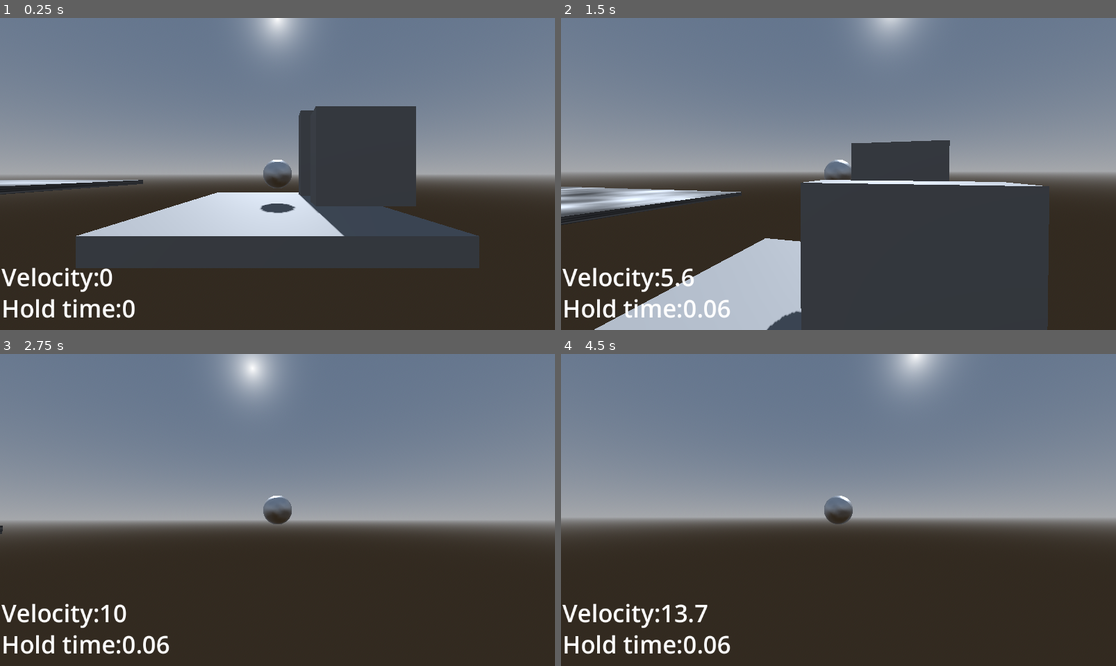
Above: before the commit, frames 1-4 (two rows, left to right).
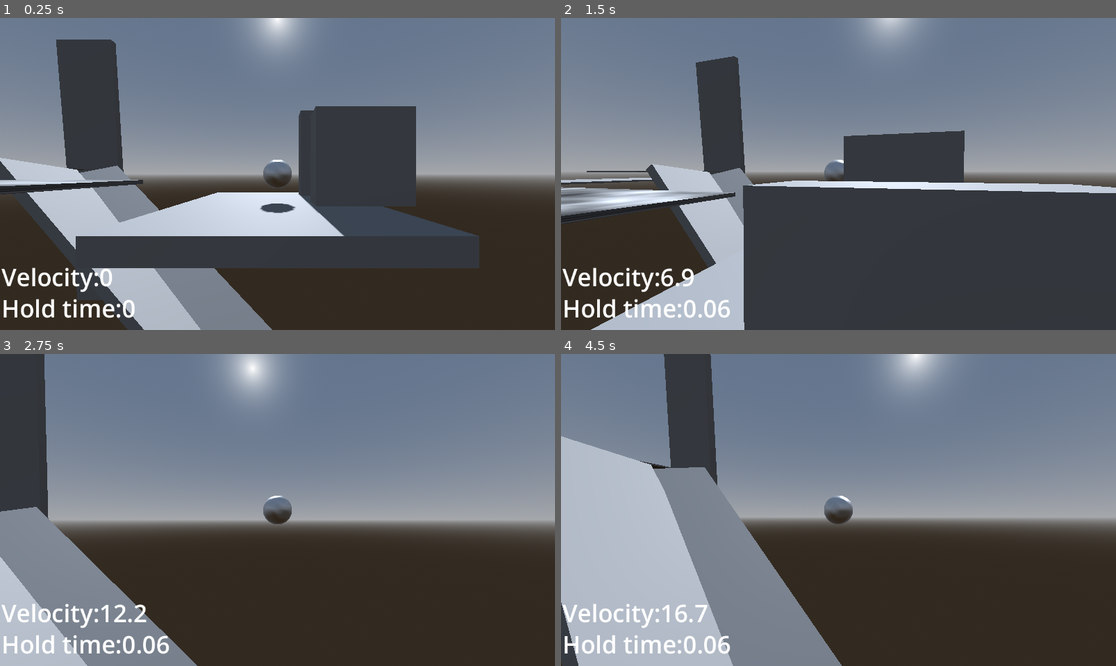
Above: after the commit, the same moments.

Repository: kylekrause3/godotballgame
Game: Godot game, scene res://Levels/Scene 1.tscn
Same seed, same stepped clock (60 frames per second), same inputs: the game is played once before the commit and once after it.
Inputs (mouse positions are in pixels of both pictures, inside the frame that each line leads up to):
- Up to frame 1 (0.25 s): no input
- Up to frame 2 (1.5 s): tap Enter at 0.5 s; move the mouse to (866, 174) at 0.52 s; hold Shift (sprint, bound only after the commit) 0.53-1.28 s; hold W (up) from 0.53 s (still down); click (866, 174) at 0.67 s; tap Space (jump) at 0.77, 0.8, 1.07, 1.35 s; move the mouse to (810, 174) at 1.27 s; click (810, 174) at 1.42 s
- Up to frame 3 (2.75 s): keep holding W (up); tap Space (jump) at 1.52, 1.82, 2.3 s; tap Shift (sprint, bound only after the commit) at 1.55 s; move the mouse to (288, 503) at 2.02 s; hold Shift (sprint, bound only after the commit) from 2.03 s (still down); click (288, 503) at 2.17 s
- Up to frame 4 (4.5 s): keep holding W (up); move the mouse to (832, 516) at 2.77 s; release Shift (sprint, bound only after the commit) at 2.78 s; tap Shift (sprint, bound only after the commit) at 2.85, 4.35 s; click (832, 516) at 2.92 s; tap Space (jump) at 3.02, 3.32 s; move the mouse to (877, 513) at 3.52 s; hold Space (jump) 3.53-4.28 s; click (877, 513) at 3.67 s; move the mouse to (794, 506) at 4.27 s; click (794, 506) at 4.42 s

The runs differ from the first frame. In frame 1, 13% of the frame differs, in the area x 0-50%, y 6-100%; in frame 2, 18%; in frame 3, 14%; in frame 4, 26%, in the area x 0-53%, y 0-100%.

Commit message:
add stuff from desktop

Diff:
--- a/CameraFollow.gd
+++ b/CameraFollow.gd
@@ -66,7 +66,7 @@
 		self.rotation_degrees.y -= event.relative.x * view_sensitivity
 
 		if orient_target:
-			target.change_orientation(-event.relative.x * view_sensitivity)
+			target.change_cam_orientation(-event.relative.x * view_sensitivity)
 
 	elif event is InputEventMouseButton:
 		if event.button_index == MOUSE_BUTTON_LEFT:
--- a/Levels/Scene 1.tscn
+++ b/Levels/Scene 1.tscn
@@ -19,6 +19,10 @@
 
 [sub_resource type="BoxShape3D" id="BoxShape3D_tf7e4"]
 
+[sub_resource type="BoxMesh" id="BoxMesh_1011x"]
+
+[sub_resource type="BoxShape3D" id="BoxShape3D_q3km0"]
+
 [sub_resource type="ProceduralSkyMaterial" id="ProceduralSkyMaterial_lu257"]
 
 [sub_resource type="Sky" id="Sky_h30fw"]
@@ -44,57 +48,66 @@
 [node name="CollisionShape3D" type="CollisionShape3D" parent="World/CSGBox3D/StaticBody3D"]
 shape = SubResource("BoxShape3D_tf7e4")
 
-[node name="camera raycast" type="Node" parent="World"]
-
-[node name="SPAWN_camray" type="Node3D" parent="World/camera raycast" node_paths=PackedStringArray("player")]
+[node name="CSGBox3D2" type="CSGBox3D" parent="World"]
+transform = Transform3D(100, 0, 0, 0, 1, 0, 0, 0, 100, 0, 0, 0)
+
+[node name="StaticBody3D" type="StaticBody3D" parent="World/CSGBox3D2"]
+collision_mask = 0
+
+[node name="CollisionShape3D" type="CollisionShape3D" parent="World/CSGBox3D2/StaticBody3D"]
+shape = SubResource("BoxShape3D_tf7e4")
+
+[node name="camera raycast test zone" type="Node" parent="World"]
+
+[node name="SPAWN_camray" type="Node3D" parent="World/camera raycast test zone" node_paths=PackedStringArray("player")]
 transform = Transform3D(1, 0, 0, 0, 1, 0, 0, 0, 1, -0.222493, 10.7624, 96.7244)
 visible = false
 script = ExtResource("2_lsye4")
 player = NodePath("../../../Player")
 
-[node name="CSGBox3D2" type="CSGBox3D" parent="World/camera raycast"]
+[node name="CSGBox3D2" type="CSGBox3D" parent="World/camera raycast test zone"]
 transform = Transform3D(1, 0, 0, 0, 1, 0, 0, 0, 1, -0.222493, -0.273957, 96.7244)
 use_collision = true
 collision_mask = 0
 size = Vector3(13.3824, 1, 18.4023)
 
-[node name="CSGBox3D3" type="CSGBox3D" parent="World/camera raycast"]
+[node name="CSGBox3D3" type="CSGBox3D" parent="World/camera raycast test zone"]
 transform = Transform3D(1, 0, 0, 0, 1, 0, 0, 0, 1, 9.5489, -0.273957, 76.9482)
 use_collision = true
 collision_mask = 0
 size = Vector3(6.12235, 1, 5.50475)
 
-[node name="CSGBox3D4" type="CSGBox3D" parent="World/camera raycast"]
+[node name="CSGBox3D4" type="CSGBox3D" parent="World/camera raycast test zone"]
 transform = Transform3D(1, 0, 0, 0, 1, 0, 0, 0, 1, -1.53792, -0.273957, 70.0523)
 use_collision = true
 collision_mask = 0
 size = Vector3(6.12235, 1, 5.50475)
 
-[node name="CSGBox3D8" type="CSGBox3D" parent="World/camera raycast"]
+[node name="CSGBox3D8" type="CSGBox3D" parent="World/camera raycast test zone"]
 transform = Transform3D(1, 0, 0, 0, 1, 0, 0, 0, 1, 9.62612, -0.273957, 62.5502)
 use_collision = true
 collision_mask = 0
 size = Vector3(6.12235, 1, 5.50475)
 
-[node name="CSGBox3D9" type="CSGBox3D" parent="World/camera raycast"]
+[node name="CSGBox3D9" type="CSGBox3D" parent="World/camera raycast test zone"]
 transform = Transform3D(1, 0, 0, 0, 1, 0, 0, 0, 1, 21.6303, -0.273957, 54.8671)
 use_collision = true
 collision_mask = 0
 size = Vector3(6.12235, 1, 5.50475)
 
-[node name="CSGBox3D5" type="CSGBox3D" parent="World/camera raycast"]
+[node name="CSGBox3D5" type="CSGBox3D" parent="World/camera raycast test zone"]
 transform = Transform3D(1, 0, 0, 0, 1, 0, 0, 0, 1, 11.9249, 6.00187, 90.7684)
 use_collision = true
 collision_mask = 0
 size = Vector3(2.06059, 3.88779, 2.22914)
 
-[node name="CSGBox3D6" type="CSGBox3D" parent="World/camera raycast"]
+[node name="CSGBox3D6" type="CSGBox3D" parent="World/camera raycast test zone"]
 transform = Transform3D(1, 0, 0, 0, 1, 0, 0, 0, 1, 11.9249, 6.00187, 94.263)
 use_collision = true
 collision_mask = 0
 size = Vector3(2.06059, 3.88779, 2.22914)
 
-[node name="CSGSphere3D" type="CSGSphere3D" parent="World/camera raycast"]
+[node name="CSGSphere3D" type="CSGSphere3D" parent="World/camera raycast test zone"]
 transform = Transform3D(1, 0, 0, 0, 1, 0, 0, 0, 1, 0.305539, 4.98863, 113.917)
 use_collision = true
 collision_mask = 0
@@ -102,7 +115,7 @@
 radial_segments = 36
 rings = 36
 
-[node name="CSGSphere3D5" type="CSGSphere3D" parent="World/camera raycast"]
+[node name="CSGSphere3D5" type="CSGSphere3D" parent="World/camera raycast test zone"]
 transform = Transform3D(-0.0759707, 0, -0.99711, 0, 2.46273, 0, 0.99711, 0, -0.0759707, -15.0324, 4.98863, 94.6897)
 use_collision = true
 collision_mask = 0
@@ -110,7 +123,7 @@
 radial_segments = 36
 rings = 36
 
-[node name="CSGSphere3D6" type="CSGSphere3D" parent="World/camera raycast"]
+[node name="CSGSphere3D6" type="CSGSphere3D" parent="World/camera raycast test zone"]
 transform = Transform3D(-0.0759707, 0, -0.99711, 0, 2.46273, 0, 0.99711, 0, -0.0759707, -25.8086, 4.98863, 102.303)
 use_collision = true
 collision_mask = 0
@@ -118,7 +131,7 @@
 radial_segments = 36
 rings = 36
 
-[node name="CSGSphere3D7" type="CSGSphere3D" parent="World/camera raycast"]
+[node name="CSGSphere3D7" type="CSGSphere3D" parent="World/camera raycast test zone"]
 transform = Transform3D(-0.0759707, 0, -0.99711, 0, 2.46273, 0, 0.99711, 0, -0.0759707, -39.3155, 4.98863, 96.058)
 use_collision = true
 collision_mask = 0
@@ -126,54 +139,110 @@
 radial_segments = 36
 rings = 36
 
-[node name="CSGBox3D7" type="CSGBox3D" parent="World/camera raycast"]
+[node name="CSGBox3D7" type="CSGBox3D" parent="World/camera raycast test zone"]
 transform = Transform3D(1, 0, 0, 0, 1, 0, 0, 0, 1, 11.9249, 6.00187, 97.8878)
 use_collision = true
 collision_mask = 0
 size = Vector3(2.06059, 3.88779, 2.22914)
 
-[node name="jump height" type="Node" parent="World"]
-
-[node name="SPAWN_jump" type="Node3D" parent="World/jump height" node_paths=PackedStringArray("player")]
+[node name="jump height test zone" type="Node" parent="World"]
+
+[node name="SPAWN_jump" type="Node3D" parent="World/jump height test zone" node_paths=PackedStringArray("player")]
 transform = Transform3D(1, 0, 0, 0, 1, 0, 0, 0, 1, 84.225, 2.28544, -12.1551)
 script = ExtResource("2_lsye4")
 player = NodePath("../../../Player")
 
-[node name="CSGBox3D10" type="CSGBox3D" parent="World/jump height"]
+[node name="CSGBox3D10" type="CSGBox3D" parent="World/jump height test zone"]
 transform = Transform3D(1, 0, 0, 0, 1, 0, 0, 0, 1, 56.4672, -0.273957, 9.77019)
 use_collision = true
 collision_mask = 0
 size = Vector3(6.12235, 1, 5.50475)
 
-[node name="CSGBox3D11" type="CSGBox3D" parent="World/jump height"]
+[node name="CSGBox3D11" type="CSGBox3D" parent="World/jump height test zone"]
 transform = Transform3D(1, 0, 0, 0, 1, 0, 0, 0, 1, 65.6561, -0.273957, 9.90042)
 use_collision = true
 collision_mask = 0
 size = Vector3(6.12235, 1, 5.50475)
 
-[node name="CSGBox3D12" type="CSGBox3D" parent="World/jump height"]
+[node name="CSGBox3D12" type="CSGBox3D" parent="World/jump height test zone"]
 transform = Transform3D(1, 0, 0, 0, 1, 0, 0, 0, 1, 74.2897, -0.273957, 1.53416)
 use_collision = true
 collision_mask = 0
 size = Vector3(6.12235, 1, 5.50475)
 
-[node name="CSGBox3D13" type="CSGBox3D" parent="World/jump height"]
+[node name="CSGBox3D13" type="CSGBox3D" parent="World/jump height test zone"]
 transform = Transform3D(1, 0, 0, 0, 1, 0, 0, 0, 1, 84.225, -0.402211, -12.1551)
 use_collision = true
 collision_mask = 0
 size = Vector3(12.6118, 1, 15.3069)
 
-[node name="CSGBox3D15" type="CSGBox3D" parent="World/jump height"]
+[node name="CSGBox3D15" type="CSGBox3D" parent="World/jump height test zone"]
 transform = Transform3D(0.9, 0, 0, 0, 0.9, 0, 0, 0, 0.9, 89, 3.50256, -17.2)
 use_collision = true
 collision_mask = 0
 size = Vector3(6, 9.32764, 2)
 
-[node name="shortest" type="CSGBox3D" parent="World/jump height"]
+[node name="shortest" type="CSGBox3D" parent="World/jump height test zone"]
 transform = Transform3D(0.9, 0, 0, 0, 0.9, 0, 0, 0, 0.9, 89, 3, -10)
 use_collision = true
 collision_mask = 0
 size = Vector3(6, 6, 2)
+
+[node name="race area test zone" type="Node" parent="World"]
+
+[node name="MeshInstance3D" type="MeshInstance3D" parent="World/race area test zone"]
+transform = Transform3D(48.8193, 0, 0, 0, 1, 0, 0, 0, 381.487, -88.7975, 0, 0)
+mesh = SubResource("BoxMesh_1011x")
+
+[node name="StaticBody3D" type="StaticBody3D" parent="World/race area test zone/MeshInstance3D"]
+
+[node name="CollisionShape3D" type="CollisionShape3D" parent="World/race area test zone/MeshInstance3D/StaticBody3D"]
+shape = SubResource("BoxShape3D_q3km0")
+
+[node name="MeshInstance3D6" type="MeshInstance3D" parent="World/race area test zone"]
+transform = Transform3D(48.8193, 0, 0, 0, 1, 0, 0, 0, 90.7735, -92.0781, 5.79614, -144.792)
+mesh = SubResource("BoxMesh_1011x")
+
+[node name="StaticBody3D" type="StaticBody3D" parent="World/race area test zone/MeshInstance3D6"]
+
+[node name="CollisionShape3D" type="CollisionShape3D" parent="World/race area test zone/MeshInstance3D6/StaticBody3D"]
+shape = SubResource("BoxShape3D_q3km0")
+
+[node name="MeshInstance3D2" type="MeshInstance3D" parent="World/race area test zone"]
+transform = Transform3D(48.8193, 0, 0, 0, -0.437501, -243.763, 0, 5.47468, -19.48, -88.7975, 0, 188.405)
+mesh = SubResource("BoxMesh_1011x")
+
+[node name="StaticBody3D" type="StaticBody3D" parent="World/race area test zone/MeshInstance3D2"]
+
+[node name="CollisionShape3D" type="CollisionShape3D" parent="World/race area test zone/MeshInstance3D2/StaticBody3D"]
+shape = SubResource("BoxShape3D_q3km0")
+
+[node name="MeshInstance3D3" type="MeshInstance3D" parent="World/race area test zone"]
+transform = Transform3D(48.8193, 0, 0, 0, -0.437501, -243.763, 0, 5.47468, -19.48, -88.7975, 0, -191.755)
+mesh = SubResource("BoxMesh_1011x")
+
+[node name="StaticBody3D" type="StaticBody3D" parent="World/race area test zone/MeshInstance3D3"]
+
+[node name="CollisionShape3D" type="CollisionShape3D" parent="World/race area test zone/MeshInstance3D3/StaticBody3D"]
+shape = SubResource("BoxShape3D_q3km0")
+
+[node name="MeshInstance3D4" type="MeshInstance3D" parent="World/race area test zone"]
+transform = Transform3D(6.15079, -4.11424, 159.036, 5.41348, -3.51951, -185.761, 48.1267, 0.921705, 0.569672, 13.4403, -86.6777, -126.677)
+mesh = SubResource("BoxMesh_1011x")
+
+[node name="StaticBody3D" type="StaticBody3D" parent="World/race area test zone/MeshInstance3D4"]
+
+[node name="CollisionShape3D" type="CollisionShape3D" parent="World/race area test zone/MeshInstance3D4/StaticBody3D"]
+shape = SubResource("BoxShape3D_q3km0")
+
+[node name="MeshInstance3D5" type="MeshInstance3D" parent="World/race area test zone"]
+transform = Transform3D(-11.8489, -3.76266, 167.957, -11.1466, -3.55761, -177.737, 46.0291, -1.83011, 0.194215, 17.2699, -86.6777, -157.557)
+mesh = SubResource("BoxMesh_1011x")
+
+[node name="StaticBody3D" type="StaticBody3D" parent="World/race area test zone/MeshInstance3D5"]
+
+[node name="CollisionShape3D" type="CollisionShape3D" parent="World/race area test zone/MeshInstance3D5/StaticBody3D"]
+shape = SubResource("BoxShape3D_q3km0")
 
 [node name="Player" parent="." instance=ExtResource("3_4brdu")]
 transform = Transform3D(1, 0, 0, 0, 1, 0, 0, 0, 1, 0, 3, 0)
--- a/player_movement.gd
+++ b/player_movement.gd
@@ -5,7 +5,7 @@
 var move_input : Vector2
 
 @export var base_speed : float = 25
-@export var max_velocity : float = 50
+@export var max_velocity : float = 40
 @export var jump_velocity : float = 10.0
 @export var sprint_speed : float = 35
 @export var velocity_label : Label
@@ -40,17 +40,18 @@
 	move_input = Input.get_vector("left","right","down","up")
 	dir += move_input.x * Vector3.RIGHT
 	dir += move_input.y * Vector3.FORWARD
+	dir = dir.rotated(Vector3(0, 1, 0), deg_to_rad(local_rotation)) # rotate wish dir by camera location
 
 	applied_speed = base_speed
 	if Input.is_action_pressed("sprint"):
 		applied_speed = sprint_speed
 
-	dir = dir.rotated(Vector3(0, 1, 0), deg_to_rad(local_rotation))
 	velocity = dir * applied_speed
-	if is_on_floor:
-		apply_central_force(velocity)
-	else:
-		apply_central_force(velocity / 3)
+	if xz_velocity < max_velocity:
+		if is_on_floor:
+			apply_central_force(velocity)
+		else:
+			apply_central_force(velocity / 3)
 
 	if Input.is_action_just_pressed("jump") and is_on_floor:
 		is_on_floor = false
@@ -109,8 +110,8 @@
 	self.spawn = pos
 
 
-func change_orientation(y_rot : float) -> void:
-	local_rotation += y_rot
+func change_cam_orientation(y_rot_amt : float) -> void:
+	local_rotation += y_rot_amt
 	while local_rotation > 360:
 		local_rotation -= 360
 	while local_rotation < 0:
--- a/project.godot
+++ b/project.godot
@@ -52,6 +52,11 @@
 "events": [Object(InputEventKey,"resource_local_to_scene":false,"resource_name":"","device":-1,"window_id":0,"alt_pressed":false,"shift_pressed":false,"ctrl_pressed":false,"meta_pressed":false,"pressed":false,"keycode":0,"physical_keycode":32,"key_label":0,"unicode":32,"echo":false,"script":null)
 ]
 }
+sprint={
+"deadzone": 0.5,
+"events": [Object(InputEventKey,"resource_local_to_scene":false,"resource_name":"","device":-1,"window_id":0,"alt_pressed":false,"shift_pressed":false,"ctrl_pressed":false,"meta_pressed":false,"pressed":false,"keycode":0,"physical_keycode":4194325,"key_label":0,"unicode":0,"echo":false,"script":null)
+]
+}
 
 [layer_names]
 
Not shown: 1 places in Levels/Scene 1.tscn that only renumber resources
